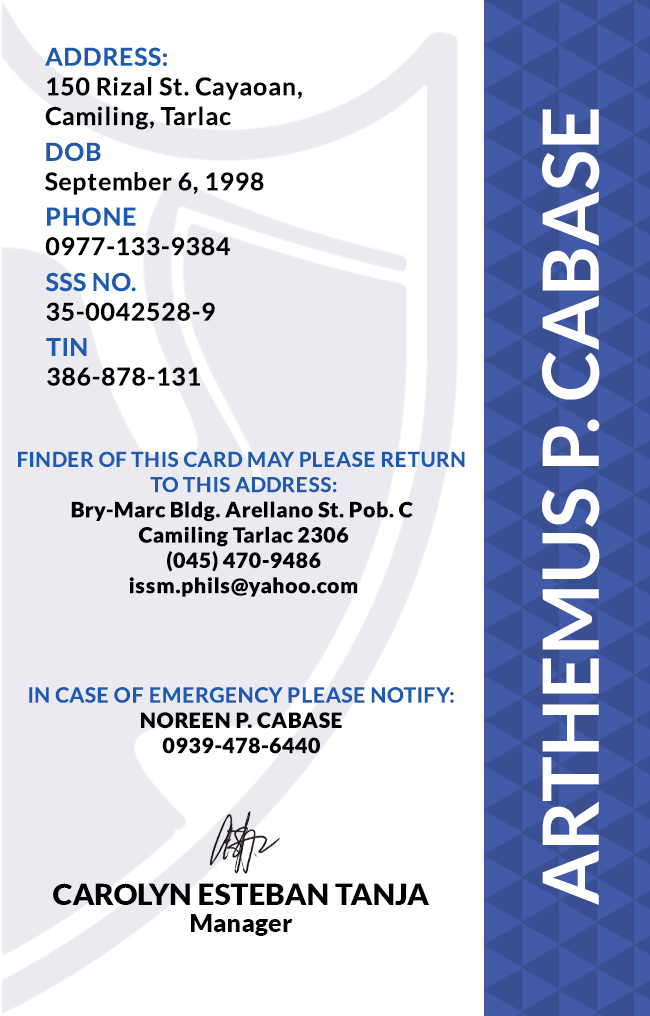
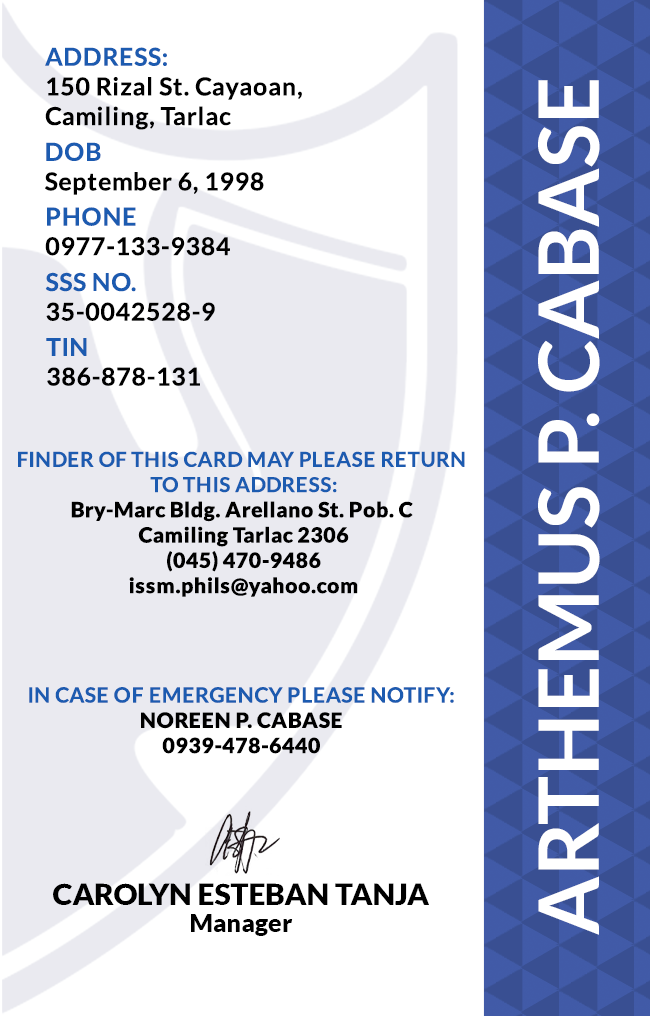
Revision of a layered 650x1016 image; what changed, layer by layer:
painted on "ARTHEMUS P. CABASE" over [538, 80, 600, 935]
